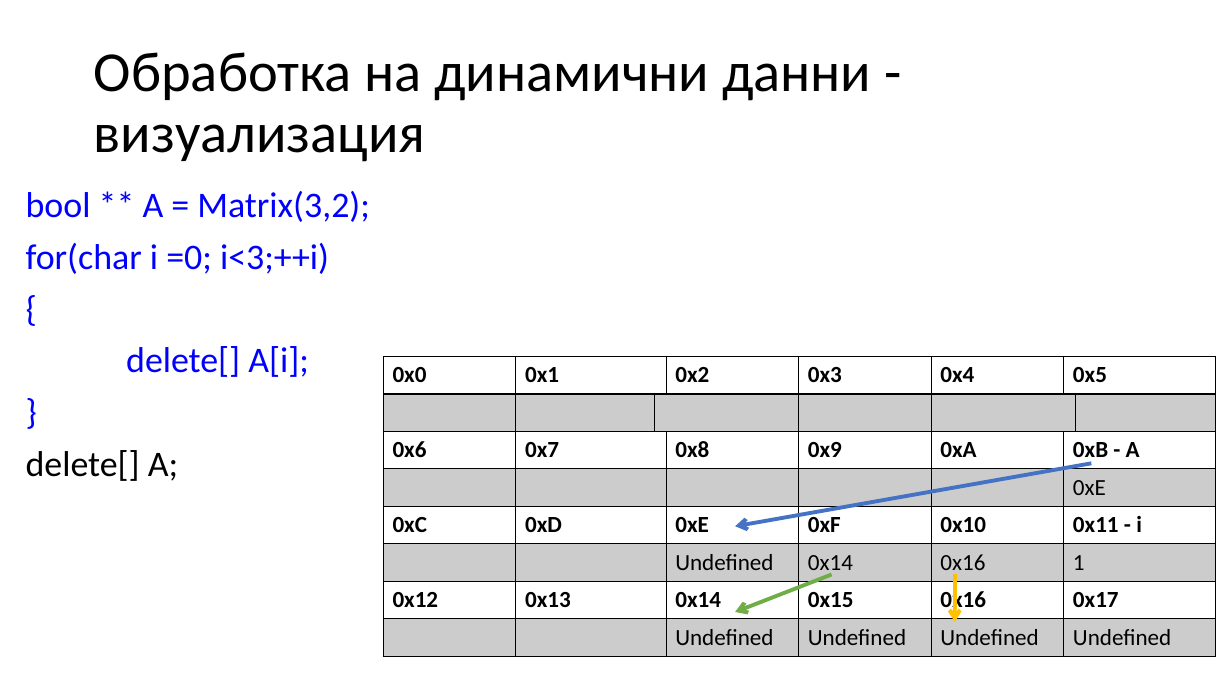
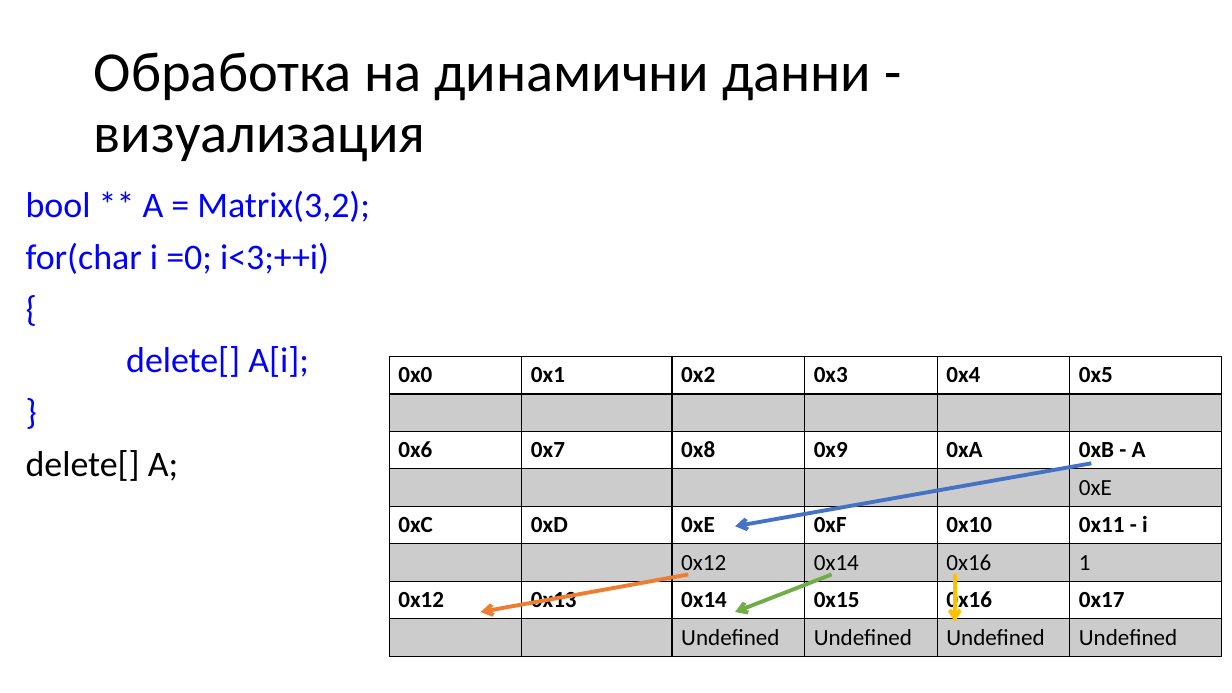
Before and after one commit to Mapmo/Uni-CPP, a slide deck: slide 54 of Introducing To Programming Materials/Consultation 3/Consultation3.pptx (slide 53 before the commit). Drawn at 1232x693 pixels with LibreOffice and Linux fonts; fonts in the diff are those of the drawing. Boxes give left, top, right and bottom in pixels: in the first picture for what was removed or moved away, otherwise in the second. Text is boxed around its words. In the diff, an @@ line names an element or a change of style, - is before the commit and + after.

```diff
--- a/Introducing To Programming Materials/Consultation 3/Consultation3.pptx
+++ b/Introducing To Programming Materials/Consultation 3/Consultation3.pptx
@@ table at <box>389,357,1220,656</box> @@
-column 3:  |  |  |  |  |  |  | 
-column 4: 0x2 |  | 0x8 |  | 0xE | Undefined | 0x14 | Undefined
+column 3: 0x2 |  | 0x8 |  | 0xE | 0x12 | 0x14 | Undefined
-column 8:  |  |  |  |  |  |  | 
@@ table: place and size @@
-table at <box>384,357,1214,656</box>
+table at <box>389,357,1220,656</box>
@@ arrow added from (689, 575) to (481, 612), #ED7D31 3 pt @@
```
Also in this commit, not shown: 19 other slides changed, 3 slides added, 2 other files.
